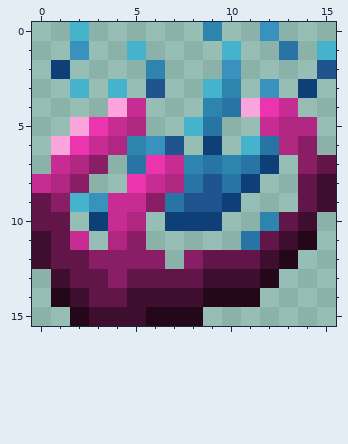
Edited in one commit: pixel-art sprite (src/main/resources/assets/mineloween/mod_icon.png). This is how it looked before the edit.
The file is 16x16 pixels.
And afterwards:
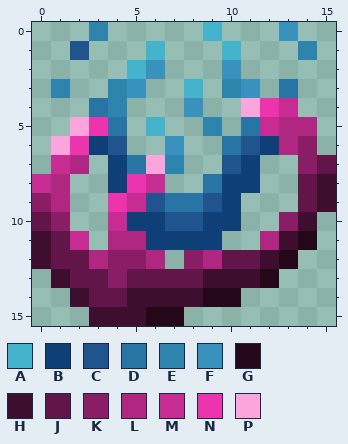
Palette (. is transparent): A #45b3cb  B #0e3f76  C #20548f  D #2774a5  E #2d84ad  F #3892bd  G #24081a  H #3d0e2e  J #611548  K #8a1e66  L #b02782  M #c72c93  N #eb34ae  P #fca4dc
What changed:
y 0: x 2..3 A. -> .E; x 9 E -> A; x 12..13 F. -> .F
y 1: x 2 F -> C; x 5..6 A. -> .A; x 13..15 D.A -> .E.
y 2: x 1 B -> .; x 5..6 .E -> AF; x 15 C -> .
y 3: x 1..2 .A -> E.; x 4..6 A.C -> EF.; x 8..9 .A -> A.; x 11..14 .F.B -> F.D.
y 4: x 3..5 .PM -> DE.; x 8..10 .ED -> F..
y 5: x 4..6 ML. -> D.A; x 8..9 AD -> .E; x 11 . -> D
y 6: x 3..7 MLEFC -> BC..F; x 9..12 B.AD -> .DCB
y 7: x 3..4 K. -> .B; x 6..12 NMEDEDB -> PE..CB.
y 8: x 2 K -> .; x 4 . -> B; x 7..10 LDCD -> ..DB
y 9: x 0..4 JKAFM -> KL..N; x 6 K -> C; x 8 C -> D
y 10: x 1 J -> K; x 3 B -> .; x 5..8 L.BB -> BBCC; x 10 . -> B; x 12..13 EJ -> .K
y 11: x 5..9 K.... -> LBBBB; x 11..12 DJ -> .L
y 12: x 3 K -> L; x 6 K -> L; x 9 J -> L
y 14: x 1 G -> .; x 11 G -> .
y 15: x 2 G -> .; x 8 G -> .
Changed places in both pictures, as pixel boxes (x1, y1, x2, y2):
changed: (32, 22, 336, 326)
